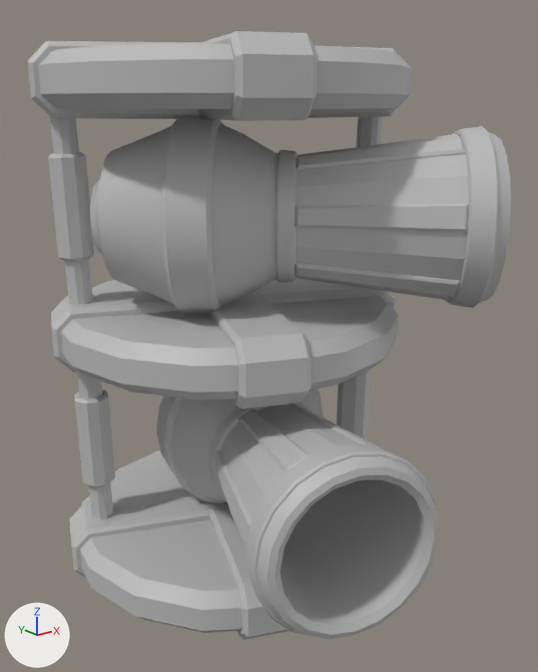
Before and after pictures for a commit that changed the FBX model ArtAsset/3D/Assets/Double canon/fbx/SM_Double_canon_lvl_1_TD_v1.fbx.
The view is the same before and after, from a camera (50 mm lens) standing at (-0.3714, -0.1004, 0.0818) and looking at (-0.2978, -0.0084, 0.0451). The axes (+X, +Y, +Z) are drawn at lower left. The lights are the same throughout. Where no turn or scale is listed for an object, it has been applied to the vertices. Vertices at the same position are counted once.

The scene before the commit, as lines of its bpy script (objects in view):
```python
me_mesh_001 = bpy.data.meshes.new('Mesh.001')
me_mesh_001.from_pydata(...)  # 678 vertices, 682 faces; spans x -0.0212..0.0195, y -0.0323..0.0306, z -0.0151..0.0151
me_mesh_001.materials.append(mat_lambert1)  # grey #bcbcbc
me_mesh_005 = bpy.data.meshes.new('Mesh.005')
me_mesh_005.from_pydata(...)  # 678 vertices, 682 faces; spans x -0.0275..0.0307, y -0.0291..0.0259, z -0.0151..0.0151
me_mesh_005.materials.append(mat_lambert1)  # grey #bcbcbc
me_mesh_007 = bpy.data.meshes.new('Mesh.007')
me_mesh_007.from_pydata(...)  # 128 vertices, 122 faces; spans x -0.1..0.1, y -9.1..9.1, z -0.1..0.1
me_mesh_007.materials.append(mat_lambert1)  # grey #bcbcbc
ob_pcylinder2 = bpy.data.objects.new('pCylinder2', me_mesh_001)
ob_pcylinder2.location = (-0.3016, -0.0136, 0.0262)
ob_pcylinder4 = bpy.data.objects.new('pCylinder4', me_mesh_005)
ob_pcylinder4.location = (-0.2959, -0.012, 0.0648)
ob_pcylinder8 = bpy.data.objects.new('pCylinder8', me_mesh_007)
ob_pcylinder8.parent = ob_sm_double_canon_lvl_1_td_v1
ob_pcylinder8.location = (-2.224, 4.479, -0.921)
ob_pcylinder8.rotation_euler = (0.0, 1.571, 0.0)  # degrees (0, 90, 0)
ob_pcylinder8.scale = (2.87, 0.378, 2.87)
# also in view: 'pCylinder3' at (-0.3, 0.0, 0.0462); 'pCylinder5' at (-0.3, 0.0, 0.0849); 'pCylinder7' at (-0.2778, -0.0092, 0.0469); 'pCylinder1' at (-0.3, 0.0, 0.0075)
```
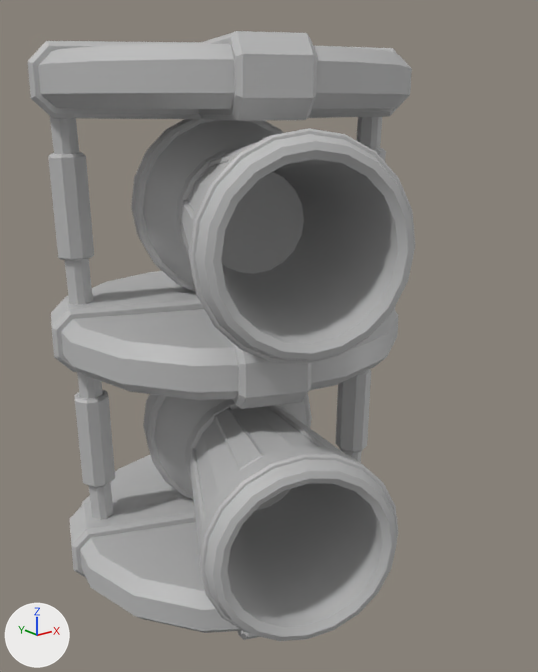
Commit message: MODIFY double canon all files

Where the newer file only moved an object's origin or applied its transform, the numbers keep the older frame.

Boxes (x1, y1, x2, y2) around the edits, measured in the pictures (538 x 672 px):
```json
{"object": "pCylinder4", "change": "deleted", "before": [90, 116, 511, 314]}
{"object": "pCylinder56", "change": "added", "after": [131, 119, 415, 364]}
{"object": "pCylinder2", "change": "mesh turned", "before": [156, 389, 439, 639], "after": [143, 394, 398, 641]}
```

Scene script edits in JSON lines:
```json
{"block": "me_mesh_001", "where": "me_mesh_001.from_pydata(...)  # 678 vertices, 682 faces; spans x -0.0212..0.0195, y -0.0323..0.0306, z -0.0151..0.0151"}
{"block": "me_mesh_001", "where": "# used by ob_pcylinder2; location = (-0.3016, -0.0136, 0.0262)"}
{"block": "me_mesh_001", "change": "me_mesh_001 part 1: the whole mesh is turned -5.3 degrees about the z axis through its middle, then moved by (-0.0028, 0.0025, 0.0)"}
{"op": "add", "block": "me_mesh_007_1", "code": ["me_mesh_007_1 = bpy.data.meshes.new('Mesh.007')", "me_mesh_007_1.from_pydata(...)  # 678 vertices, 682 faces; spans x -0.0276..0.0161, y -0.0436..0.0189, z -0.0141..0.0161", "me_mesh_007_1.materials.append(mat_lambert1)  # grey #bcbcbc"]}
{"op": "remove", "block": "ob_pcylinder4", "code": ["ob_pcylinder4 = bpy.data.objects.new('pCylinder4', me_mesh_005)", "ob_pcylinder4.location = (-0.2959, -0.012, 0.0648)"]}
{"op": "add", "block": "ob_pcylinder56", "code": ["ob_pcylinder56 = bpy.data.objects.new('pCylinder56', me_mesh_007_1)", "ob_pcylinder56.location = (-0.3, 0.0, 0.0645)"]}
```
